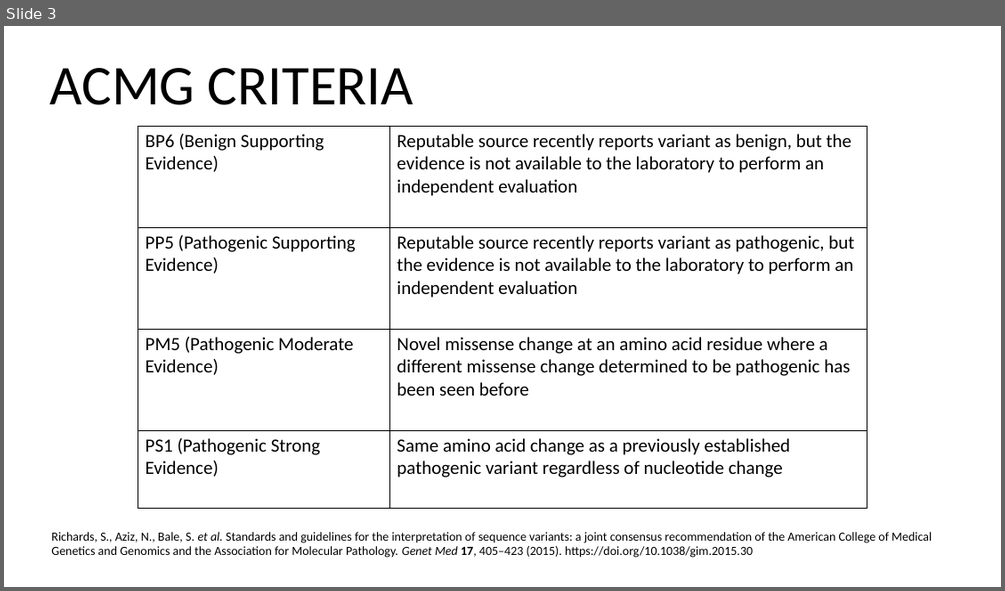
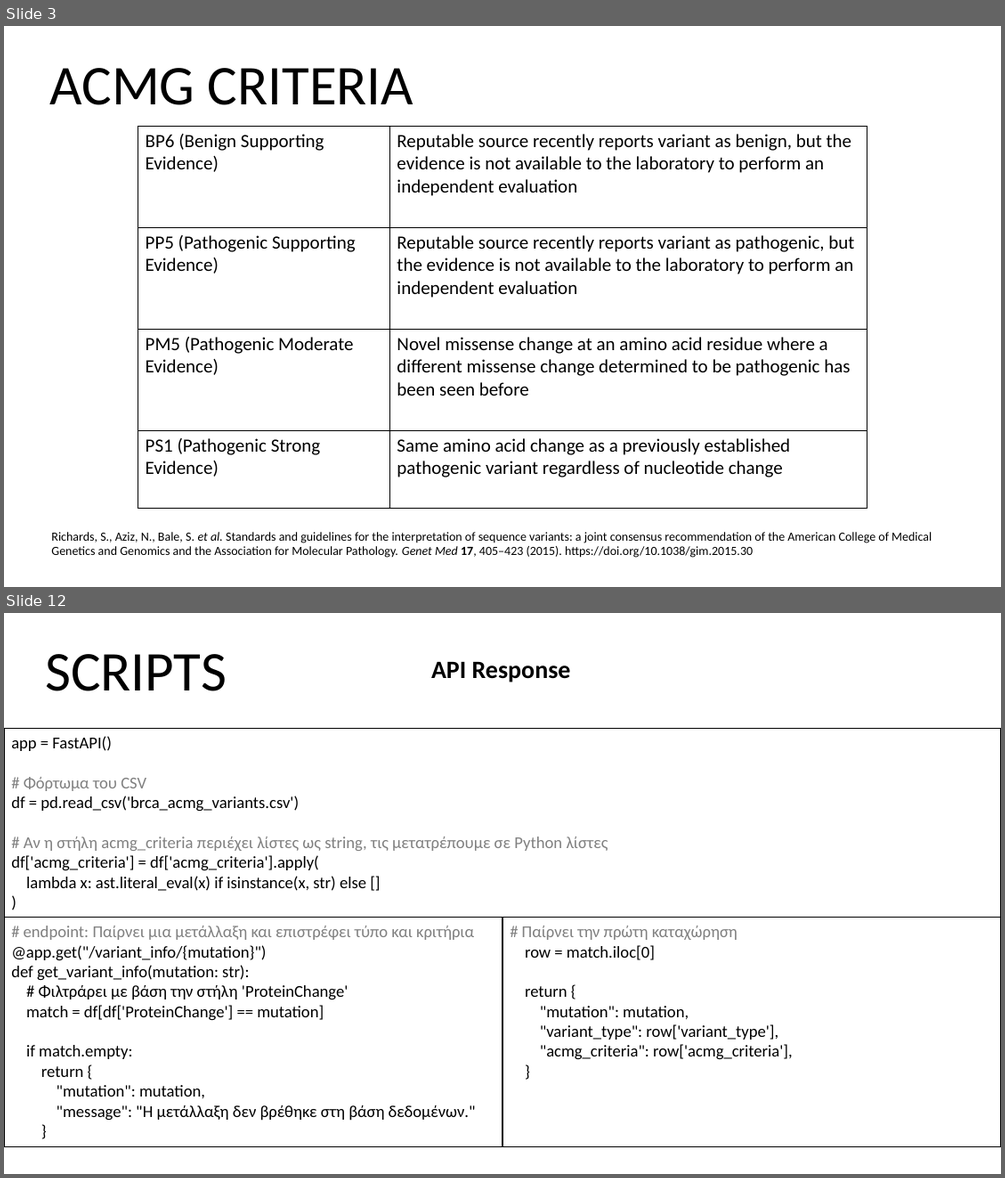
Before and after one commit to iliaanaa/genekor, a slide deck: intro.pptx. Shown one above the other, each under a label of ours: slide 3 before the commit, slides 3 and 12 after it; the slides between them are not shown. The pictures are 1005x591 and 1005x1178 pixels, drawn with LibreOffice and Linux fonts; fonts in the diff are those of the drawing. Boxes give left, top, right and bottom in pixels: in the first picture for what was removed or moved away, otherwise in the second. Text is boxed around its words. In the diff, an @@ line names an element or a change of style, - is before the commit and + after.

```diff
--- a/intro.pptx
+++ b/intro.pptx
@@ slide 12 added at [4,613,1001,1174], background #FFFFFF @@
@@ text added at [45,654,226,691], 54 pt, text #000000 @@
+SCRIPTS
@@ text added at [431,662,571,682], 24 pt, text #000000, bold @@
+API Response
@@ rectangle added at [4,729,1001,917], fill #FFFFFF, outline #000000 1 pt, 16 pt, text #000000 @@
+app = FastAPI()
+# Φόρτωμα του CSV
+df = pd.read_csv('brca_acmg_variants.csv')
+# Αν η στήλη acmg_criteria περιέχει λίστες ως string, τις μετατρέπουμε σε Python λίστες
+df['acmg_criteria'] = df['acmg_criteria'].apply(
+lambda x: ast.literal_eval(x) if isinstance(x, str) else []
+)
@@ rectangle added at [4,917,502,1146], fill #FFFFFF, outline #000000 1 pt, 16 pt, text #000000 @@
+# endpoint: Παίρνει μια μετάλλαξη και επιστρέφει τύπο και κριτήρια
+@app.get("/variant_info/{mutation}")
+def get_variant_info(mutation: str):
+# Φιλτράρει με βάση την στήλη 'ProteinChange'
+match = df[df['ProteinChange'] == mutation]
+if match.empty:
+return {
+"mutation": mutation,
+"message": "Η μετάλλαξη δεν βρέθηκε στη βάση δεδομένων."
+}
@@ rectangle added at [502,917,1001,1146], fill #FFFFFF, outline #000000 1 pt, 16 pt, text #000000 @@
+# Παίρνει την πρώτη καταχώρηση
+row = match.iloc[0]
+return {
+"mutation": mutation,
+"variant_type": row['variant_type'],
+"acmg_criteria": row['acmg_criteria'],
+}
```
Also in this commit, not shown: 1 slide changed, 9 other slides added, 1 slide removed.
